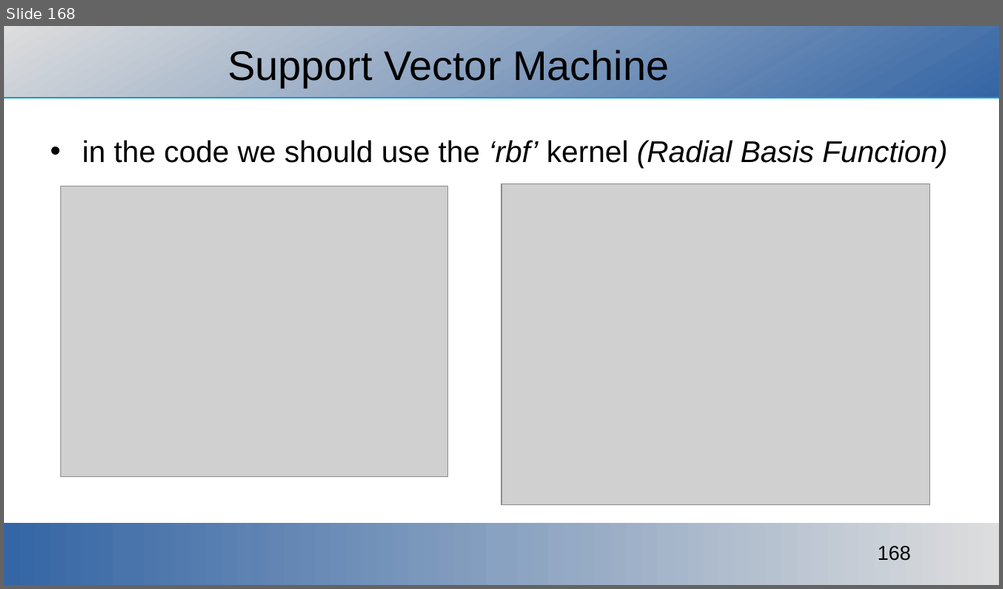
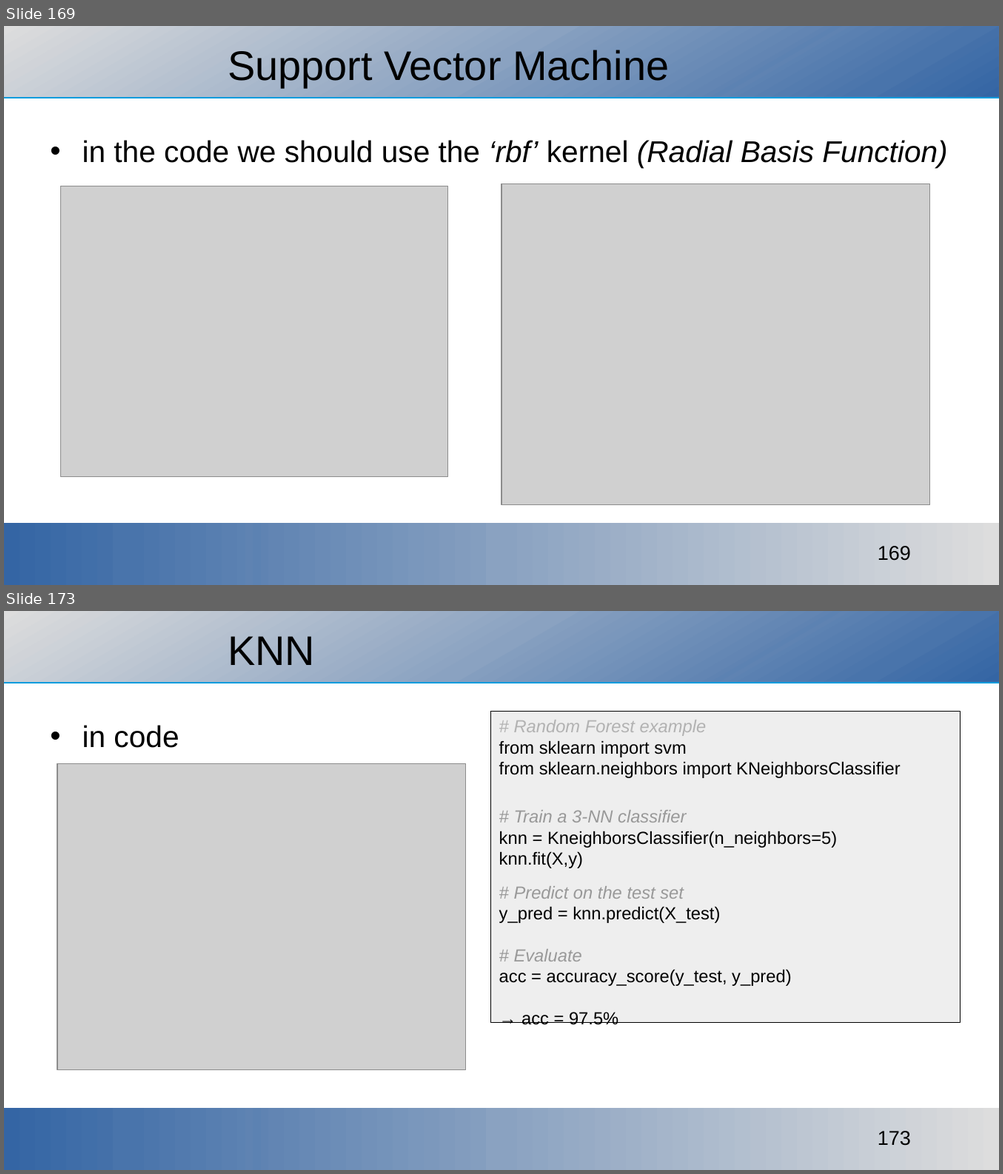
Before and after one commit to ajakovac/ML-in-Practice-I, a slide deck: ML in practice.odp. Shown one above the other, each under a label of ours: slide 168 before the commit, slides 169 and 173 after it; the slides between them are not shown. The pictures are 1003x589 and 1003x1174 pixels, drawn with LibreOffice and Linux fonts; fonts in the diff are those of the drawing; grey boxes stand for pictures; background and template pictures are left out. Boxes give left, top, right and bottom in pixels: in the first picture for what was removed or moved away, otherwise in the second. Text is boxed around its words. In the diff, an @@ line names an element or a change of style, - is before the commit and + after.

```diff
--- a/ML in practice.odp
+++ b/ML in practice.odp
@@ slide 173 added at (4,611,999,1170), background #FFFFFF; not listed: 3 template elements that a slide beside it also shows @@
@@ title added at (227,636,315,665), 33 pt, text #000000 @@
+KNN
@@ rectangle added at (490,711,960,1022), fill #EEEEEE, outline #000000 0.51 pt, 14 pt, text #000000 @@
+# Random Forest example
+from sklearn import svm
+from sklearn.neighbors import KNeighborsClassifier
+# Train a 3-NN classifier
+knn = KneighborsClassifier(n_neighbors=5)
+knn.fit(X,y)
+# Predict on the test set
+y_pred = knn.predict(X_test)
+# Evaluate
+acc = accuracy_score(y_test, y_pred)
+→ acc = 97.5%
@@ text added at (82,725,179,748), 24 pt, text #000000 @@
+• in code
@@ picture added at (57,763,466,1071) @@
@@ what was slide 168 is now slide 169 @@
@@ page number at (877,546,910,561): text changed @@
-168
+169
```
Also in this commit, not shown: 1 slide changed, 4 other slides added, 4 other files.
